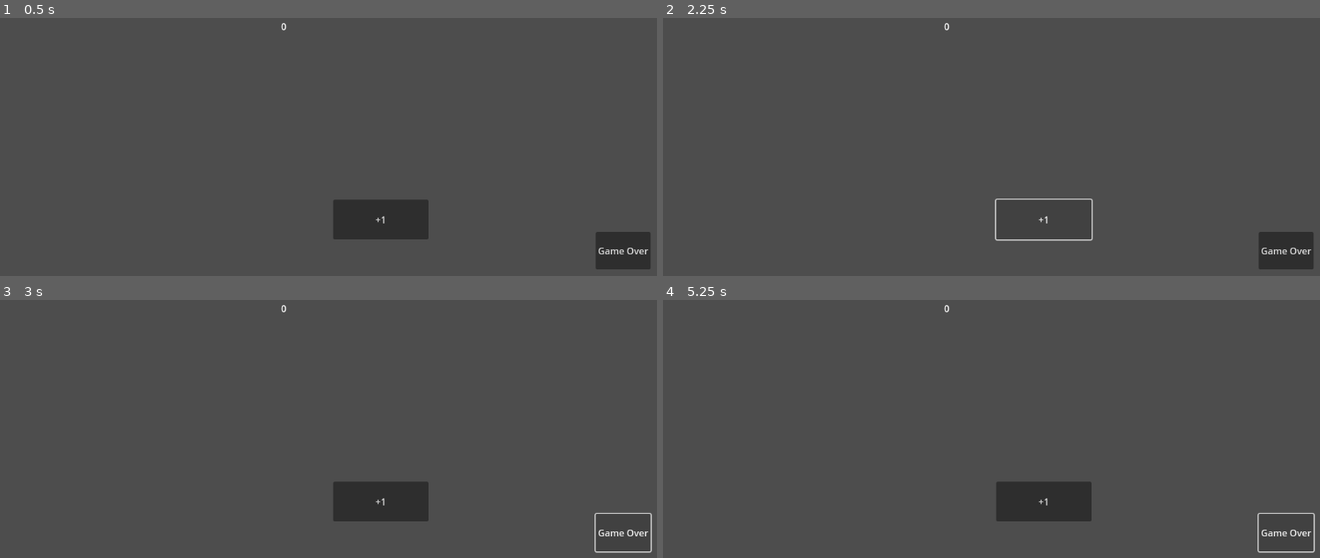
Above: before the commit, frames 1-4 (two rows, left to right).
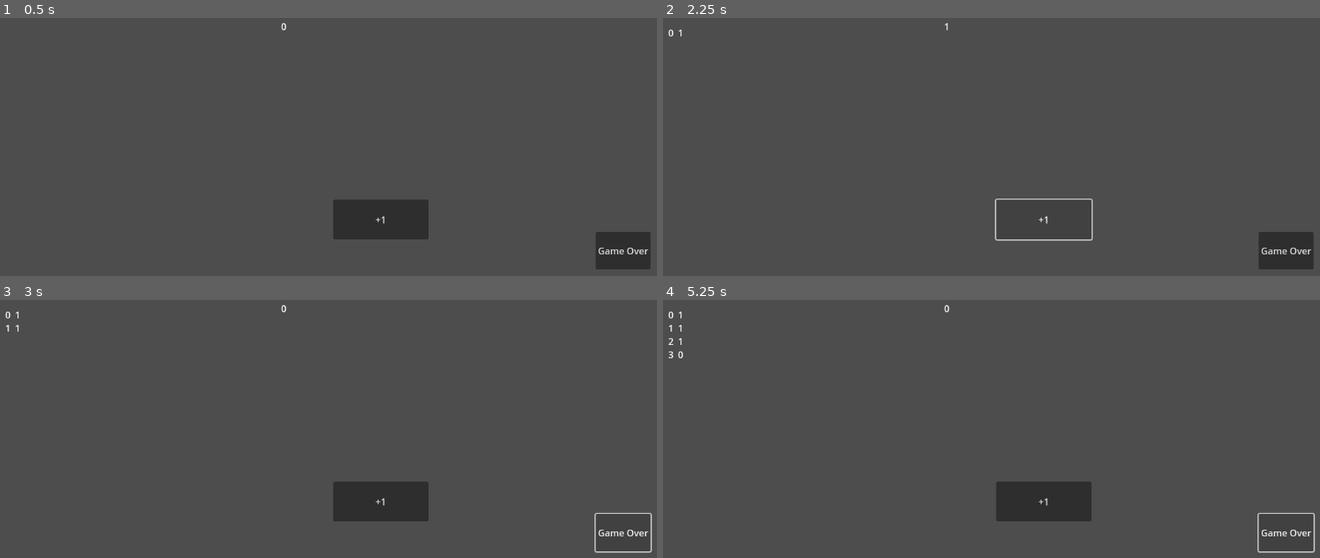
Above: after the commit, the same moments.

Repository: KbabFR/Smile-s-Party-Game
Game: Godot game, scene res://game.tscn
The game is run twice, just before and just after one commit, with the same random seed, the same clock (stepped at 60 frames per second) and the same inputs. The project has no main scene, so this scene is started directly.
Inputs:
- Up to frame 1 (0.5 s): no input
- Up to frame 2 (2.25 s): click "+1" at 0.5 s; click "Game Over" at 1.25 s; click "+1" at 2 s
- Up to frame 3 (3 s): click "Game Over" at 2.75 s
- Up to frame 4 (5.25 s): click "+1" at 3.5 s; click "Game Over" at 4.25 s; tap Enter at 5 s

Frame 1 is identical in both runs. In frame 2, less than 0.1% of the frame differs, in the area x 0-44%, y 1-8%; in frame 3, less than 0.1%; in frame 4, less than 0.1%, in the area x 0-4%, y 4-23%.
Error before the commit: Parse Error: Cannot get return value of call to "sort_custom()" because it returns "void". (res://Game.gd:53)

Commit message:
scoreboard working

Diff:
--- a/Game.gd
+++ b/Game.gd
@@ -50,8 +50,13 @@
 func scoreboardtext_update():
 	var text = []
 	if scoreboard.size() > 1:
-		for score in scoreboard.values().sort_custom(func(a,b): return a > b):
-			text.append("{0}\t{1}".format("".num_int64(scoreboard.find_key(score)), "".num_int64(score)))
+		var scores = scoreboard.values()
+		scores.sort_custom(func(a, b): return a > b)
+		if scores.size() > 10: scores.resize(10)
+		var penta = scoreboard.duplicate()
+		for score in scores:
+			text.append("{0}\t{1}".format(["".num_int64(penta.find_key(score)), "".num_int64(score)]))
+			penta.erase(penta.find_key(score))
 		scoreboard_text.text = "\n".join(text)
 	else:
-		scoreboard_text.text = "{0}\t{1}".format("".num_int64(scoreboard.keys()[0]), "".num_int64(scoreboard.values()[0]))
+		scoreboard_text.text = "{0}\t{1}".format(["".num_int64(scoreboard.keys()[0]), "".num_int64(scoreboard.values()[0])])
